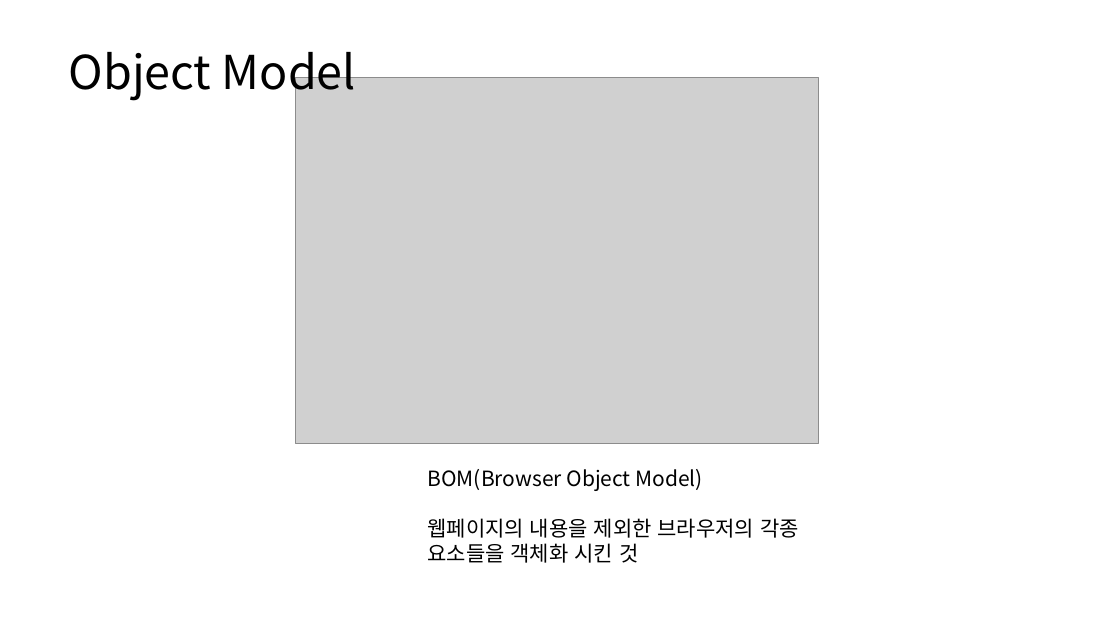
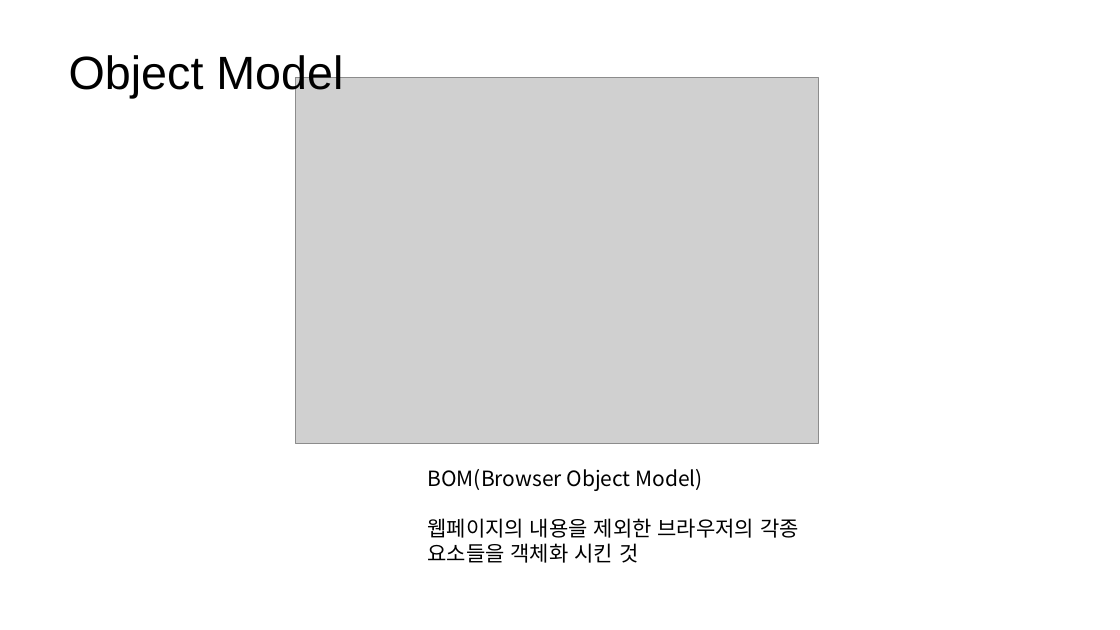
Before and after one commit to lhs501/2020ajax, a slide deck: slide 4 of ch1.pptx. Drawn at 1120x630 pixels with LibreOffice and Linux fonts; fonts in the diff are those of the drawing; grey boxes stand for pictures. Boxes give left, top, right and bottom in pixels: in the first picture for what was removed or moved away, otherwise in the second. Text is boxed around its words. In the diff, an @@ line names an element or a change of style, - is before the commit and + after.

```diff
--- a/ch1.pptx
+++ b/ch1.pptx
@@ text "Object Model" at (69,55,343,98): font Noto Sans CJK KR to Arial @@
```
Also in this commit, not shown: 7 other slides changed, 5 slides added.
